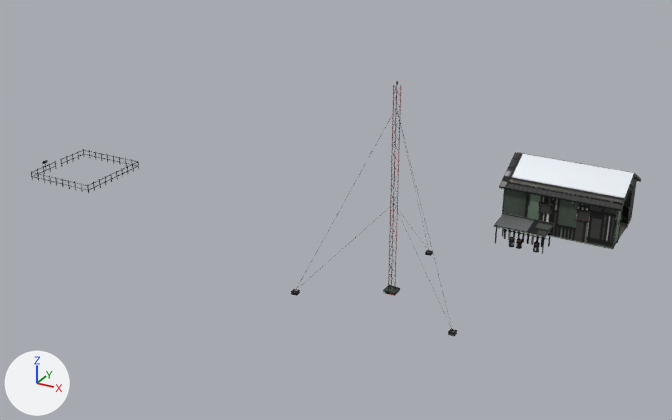
A saved change to the glTF model assets/models/kedr/corpus_yard.glb.
The view is the same before and after, from a camera (50 mm lens) standing at (144.6, -57.0, 42.1) and looking at (100.4, 23.4, 1.9). The lights are fixed; the arrows at lower left show +X, +Y and +Z. The older version comes first. Vertices at exactly the same position are counted once.

In view in the first picture: 'corpus_yard'.
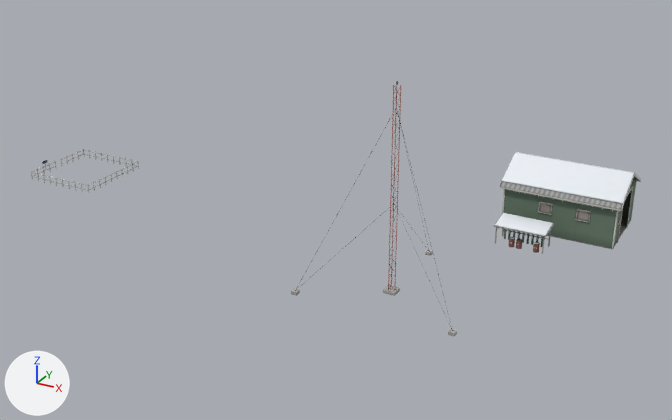
Where the change shows, as pixel boxes (x1, y1, x2, y2) in the pictures (672 x 420 px):
part 1 of me_pm1, reshaped: before (504, 229, 543, 252); after (504, 229, 543, 253)
part 2 of me_pm1, surface changed: (31, 84, 641, 336) in both

The change in detail:
me_pm1 is used by ob_corpus_yard; location (0.0, 0.0, 0.0).
me_pm1 had 6074 vertices, 8381 faces and spanned x 60.9..128.4, y 8.1..40.6, z 0.0..20.3.
me_pm1 now has 7366 vertices, 10925 faces and spans x 60.9..128.4, y 8.1..40.6, z 0.0..20.3.
me_pm1 part 1: 32 vertices moved from x 117.2..121.5, y 27.8..29.2, z 0.0..1.5 to x 117.3..121.5, y 27.9..29.2, z 0.0..1.6; 158 vertices removed from x 117.2..121.5, y 27.5..29.4, z 0.0..1.5; 936 vertices added at x 117.2..121.5, y 27.5..29.4, z 0.0..1.6.
me_pm1 part 2: 7567 kept faces spanning x 60.9..128.4, y 8.1..40.6, z 0.0..20.3 get new texture (UV) coordinates.
Other edits to the shape of me_pm1 do not show in these pictures.
